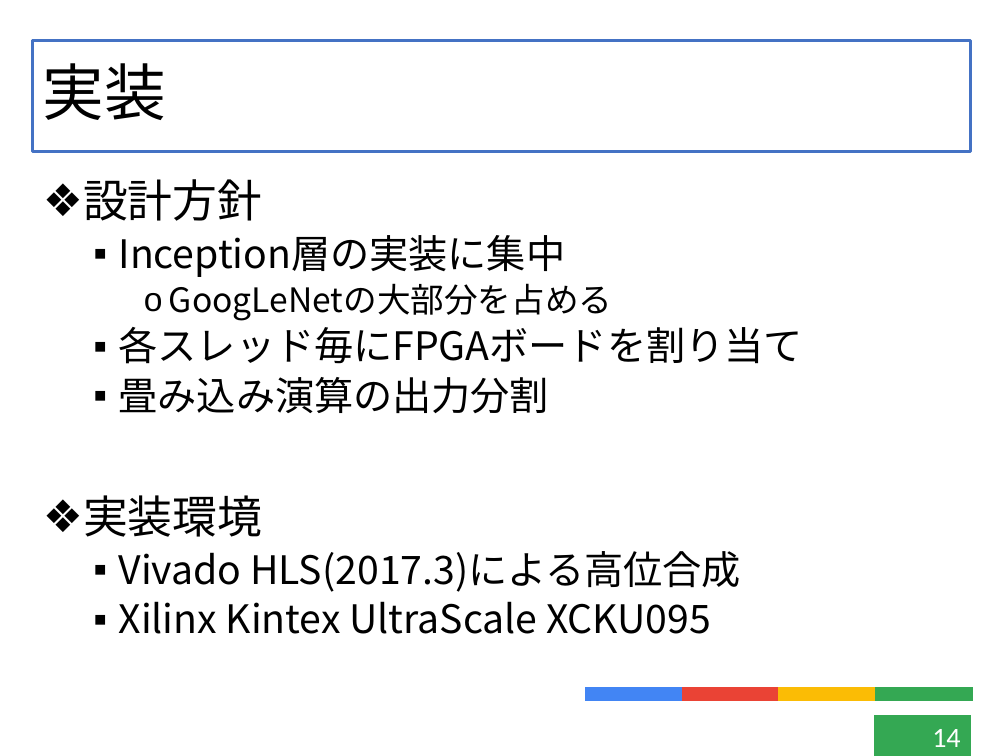
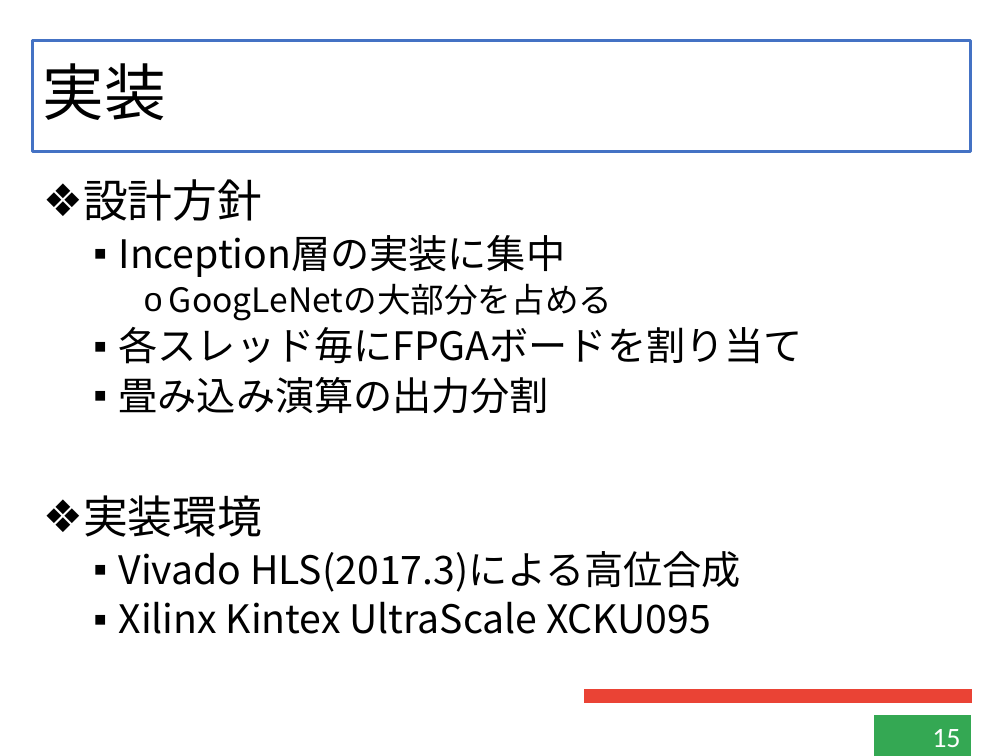
Before and after one commit to kensuke-iizuka/thesis, a slide deck: slide 15 of slide/graduate.pptx (slide 14 before the commit). Drawn at 1008x756 pixels with LibreOffice and Linux fonts; fonts in the diff are those of the drawing. Boxes give left, top, right and bottom in pixels: in the first picture for what was removed or moved away, otherwise in the second. Text is boxed around its words. In the diff, an @@ line names an element or a change of style, - is before the commit and + after.

```diff
--- a/slide/graduate.pptx
+++ b/slide/graduate.pptx
@@ rectangle at [585,689,681,702]: fill #4285F4 to #EA4335; outline #4285F4 1 pt to #EA4335 1 pt @@
@@ rectangle at [778,689,875,702]: fill #FBBC05 to #EA4335; outline #FBBC05 1 pt to #EA4335 1 pt @@
@@ rectangle at [874,689,971,702]: fill #34A853 to #EA4335; outline #34A853 1 pt to #EA4335 1 pt @@
@@ page number at [932,729,960,747]: text changed @@
-14
+15
```
Also in this commit, not shown: 22 other slides changed, 1 slide added, 2 other files.
